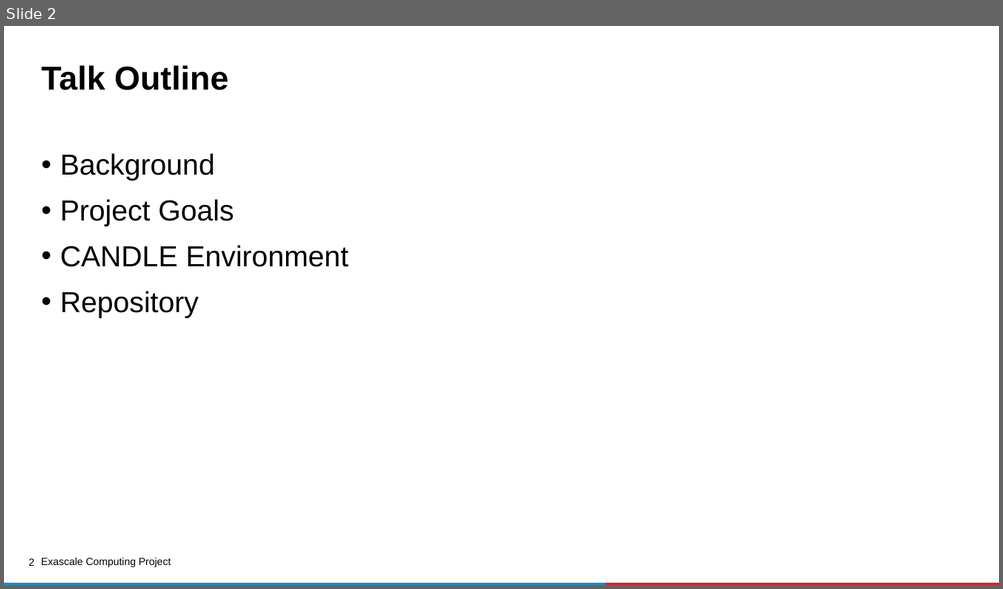
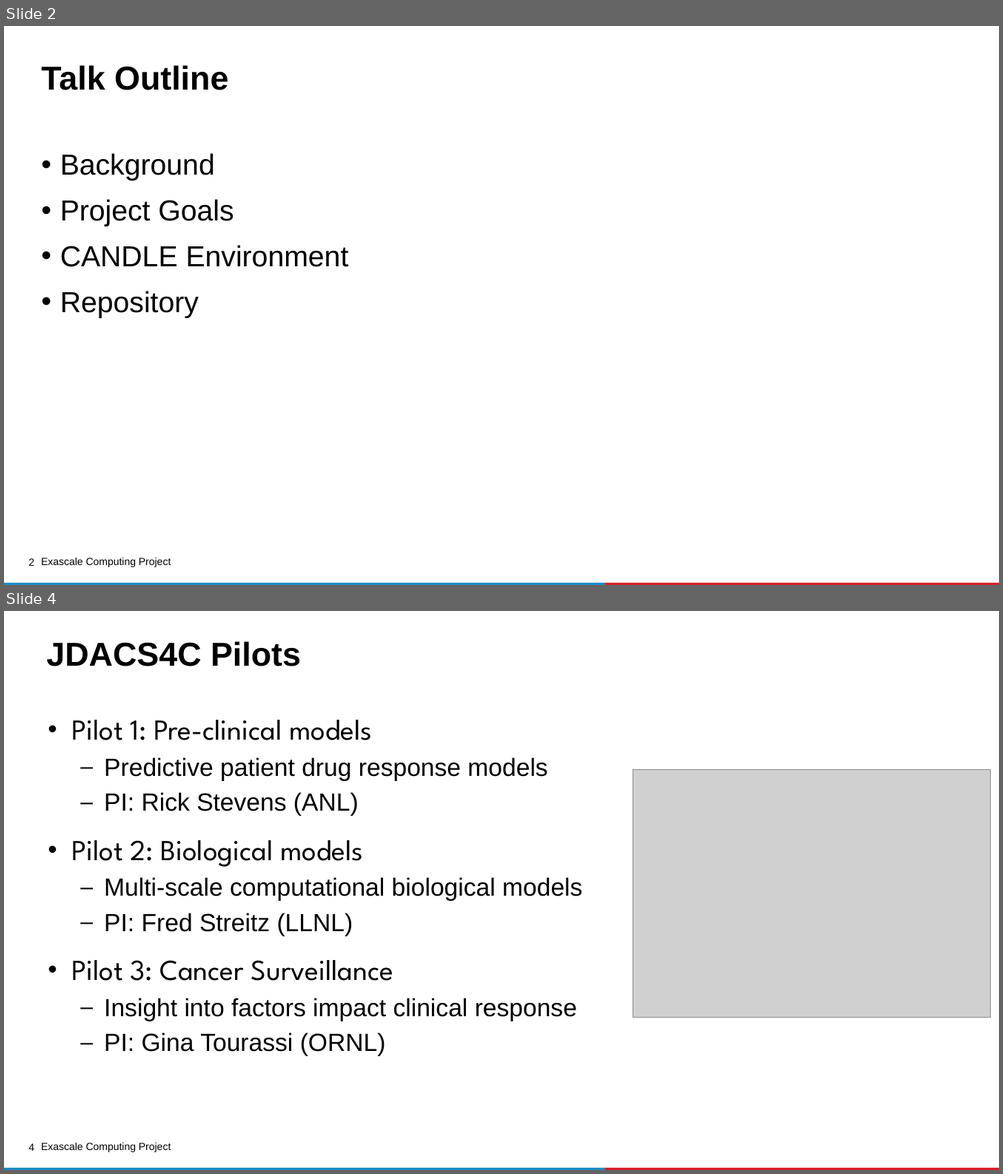
Before and after one commit to ECP-CANDLE/Tutorials, a slide deck: 2020/ECP/slides/01-Overview.pptx. Shown one above the other, each under a label of ours: slide 2 before the commit, slides 2 and 4 after it; the slides between them are not shown. The pictures are 1003x589 and 1003x1174 pixels, drawn with LibreOffice and Linux fonts; fonts in the diff are those of the drawing; grey boxes stand for pictures; background and template pictures are left out. Boxes give left, top, right and bottom in pixels: in the first picture for what was removed or moved away, otherwise in the second. Text is boxed around its words. In the diff, an @@ line names an element or a change of style, - is before the commit and + after.

Commit message:
Add more pilot background

```diff
--- a/2020/ECP/slides/01-Overview.pptx
+++ b/2020/ECP/slides/01-Overview.pptx
@@ slide 4 added at (4,611,999,1170), background #FFFFFF; not listed: 4 template elements that a slide beside it also shows @@
@@ title added at (46,641,301,667), 32 pt, text #000000, bold @@
+JDACS4C Pilots
@@ text added at (71,720,582,1056), 24 pt, text #000000 @@
+• Pilot 1: Pre-clinical models
+  – Predictive patient drug response models
+  – PI: Rick Stevens (ANL)
+• Pilot 2: Biological models
+  – Multi-scale computational biological models
+  – PI: Fred Streitz (LLNL)
+• Pilot 3: Cancer Surveillance
+  – Insight into factors impact clinical response
+  – PI: Gina Tourassi (ORNL)
@@ picture added at (632,770,990,1017) @@
```
Also in this commit, not shown: 1 slide changed, 1 other slide added, 1 slide removed.
